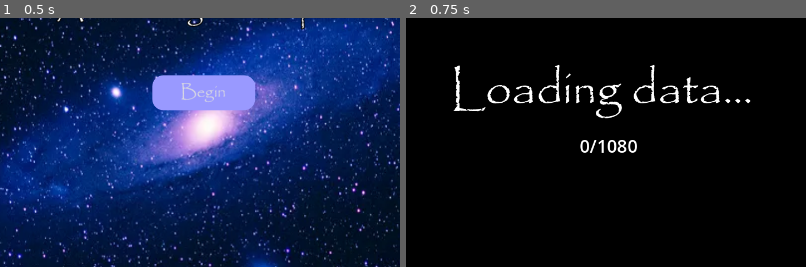
Above: before the commit, frames 1-2 (left to right).
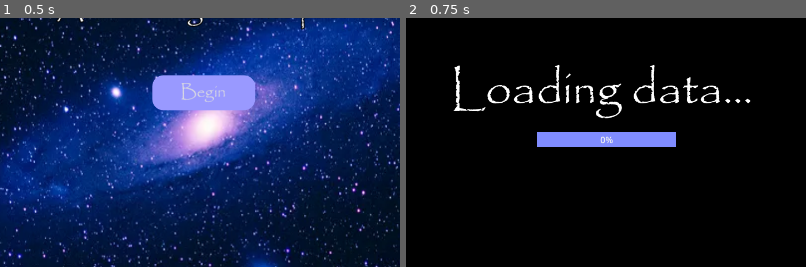
Above: after the commit, the same moments.

Repository: KingsSack/project-xenon-sky
Game: Godot game, scene res://main.tscn
Same seed, same stepped clock (60 frames per second), same inputs: the game is played once before the commit and once after it.
Inputs:
- Up to frame 1 (0.5 s): no input
- Up to frame 2 (0.75 s): click "Begin" at 0.5 s
The pictures show only the part of the screen within x 24-74%, y 35-85%; the shares and areas given below are measured in that part.

Frame 1 is identical in both runs. In frame 2, 2.3% of the frame differs, in the area x 32-68%, y 45-55%.

Commit message:
Update loading screen and progress handling; increase load steps, adjust layout, and change label to progress bar

Diff:
--- a/loading_screen.tscn
+++ b/loading_screen.tscn
@@ -13,8 +13,11 @@
 font = ExtResource("1_lon3s")
 font_size = 85
 
-[sub_resource type="LabelSettings" id="LabelSettings_110xs"]
-font_size = 32
+[sub_resource type="StyleBoxFlat" id="StyleBoxFlat_tisdd"]
+bg_color = Color(0.501189, 0.548072, 1, 1)
+
+[sub_resource type="StyleBoxFlat" id="StyleBoxFlat_kdjie"]
+bg_color = Color(0.591768, 0.510709, 1, 1)
 
 [node name="LoadingScreen" type="Control"]
 layout_mode = 3
@@ -46,13 +49,12 @@
 text = "Loading data..."
 label_settings = SubResource("LabelSettings_kihjf")
 
-[node name="Label2" type="Label" parent="."]
+[node name="ProgressBar" type="ProgressBar" parent="."]
 layout_mode = 0
-offset_left = 662.0
-offset_top = 517.0
-offset_right = 756.0
-offset_bottom = 543.0
-text = "0/2"
-label_settings = SubResource("LabelSettings_110xs")
-horizontal_alignment = 1
+offset_left = 585.0
+offset_top = 515.0
+offset_right = 836.0
+offset_bottom = 542.0
+theme_override_styles/background = SubResource("StyleBoxFlat_tisdd")
+theme_override_styles/fill = SubResource("StyleBoxFlat_kdjie")
 script = ExtResource("2_vrajy")
--- a/scripts/load_app.gd
+++ b/scripts/load_app.gd
@@ -26,7 +26,7 @@
 	$CanvasLayer.add_child(loading)
 	Global.exoplanet_changed.connect(_on_load_exoplanet)
 	query_database("https://exoplanetarchive.ipac.caltech.edu/TAP/sync?query=SELECT+TOP+80+pl_name,ra,dec,sy_plx,pl_masse+FROM+ps+WHERE+pl_masse+IS+NOT+NULL+ORDER+BY+pl_name&format=json", "exoplanets")
-	query_database("https://gea.esac.esa.int/tap-server/tap/sync?request=doQuery&lang=ADQL&query=SELECT+TOP+100+designation,ra,dec,parallax+FROM+gaiadr3.gaia_source+WHERE+parallax>0+ORDER+BY+parallax&format=json", "stars")
+	query_database("https://gea.esac.esa.int/tap-server/tap/sync?request=doQuery&lang=ADQL&query=SELECT+TOP+50+designation,ra,dec,parallax+FROM+gaiadr3.gaia_source+WHERE+parallax>0+ORDER+BY+parallax&format=json", "stars")
 
 # begins a table access proticol query
 func query_database(url, key):
--- a/scripts/loading_progress.gd
+++ b/scripts/loading_progress.gd
@@ -1,6 +1,9 @@
-extends Label
+extends ProgressBar
 
 @onready var node := get_node("/root/Node3D")
 
+func _ready():
+	max_value = node.max_exoplanet_data + node.max_star_data
+
 func _process(_delta):
-	text = str(node.exoplanet_data_recieved + node.star_data_recieved) + "/" + str(node.max_exoplanet_data + node.max_star_data)
+	value = node.exoplanet_data_recieved + node.star_data_recieved
Not shown: 1 places in loading_screen.tscn that only renumber resources
